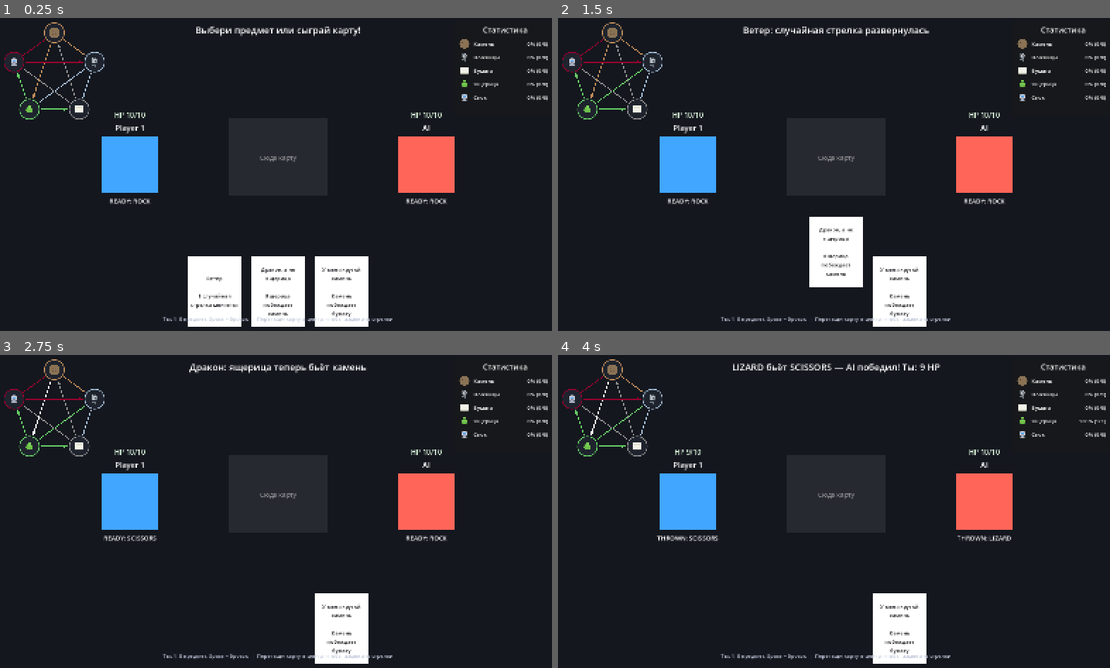
Above: before the commit, frames 1-4 (two rows, left to right).
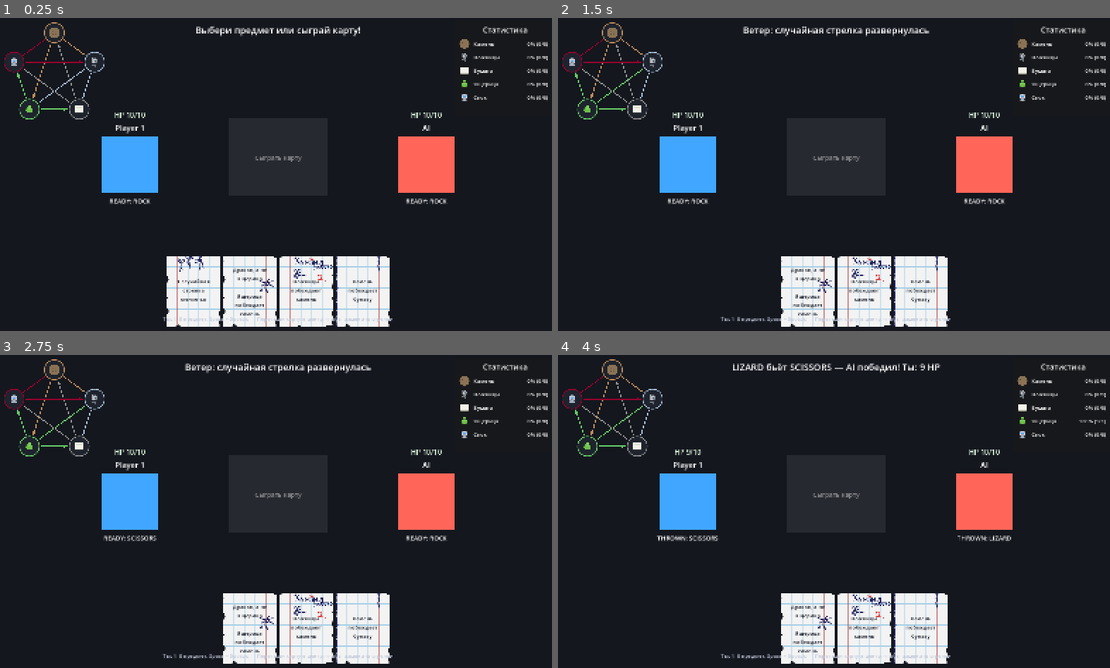
Above: after the commit, the same moments.

Repository: bombocIat/misis_game_jam
Game: Godot game, scene res://scenes/test_2.tscn
Same seed, same stepped clock (60 frames per second), same inputs: the game is played once before the commit and once after it.
Inputs (mouse positions are in pixels of both pictures, inside the frame that each line leads up to):
- Up to frame 1 (0.25 s): no input
- Up to frame 2 (1.5 s): tap Enter at 0.5 s; drag from (773, 290) to (834, 158) at 0.52 s; drag from (834, 290) to (834, 158) at 1.27 s
- Up to frame 3 (2.75 s): move the mouse to (342, 627) at 2.02 s; tap 2 at 2.1 s; click (342, 627) at 2.17 s
- Up to frame 4 (4 s): tap Space at 2.75, 3.77 s; drag from (806, 574) to (900, 627) at 2.77 s; tap Enter at 3.5 s; move the mouse to (1005, 558) at 3.52 s; tap 4 at 3.6 s; click (1005, 558) at 3.67 s

The runs differ from the first frame. In frame 1, 4.9% of the frame differs, in the area x 30-71%, y 44-99%; in frame 2, 6.0%, in the area x 40-71%, y 44-99%; in frame 3, 5.9%; in frame 4, 5.4%.

Commit message:
connected textures

Diff:
--- a/misis-game-jam/project.godot
+++ b/misis-game-jam/project.godot
@@ -4,7 +4,7 @@
 ;
 ; Format:
 ;   [section] ; section goes between []
-;   param=value ; param=value
+;   param=value ; assign values to parameters
 
 config_version=5
 
@@ -23,16 +23,6 @@
 window/stretch/mode="canvas_items"
 window/stretch/aspect="expand"
 
-[physics]
-
-3d/physics_engine="Jolt Physics"
-
-[rendering]
-
-rendering_device/driver.windows="d3d12"
-renderer/rendering_method="gl_compatibility"
-renderer/rendering_method.mobile="gl_compatibility"
-
 [editor_plugins]
 
 enabled=PackedStringArray("res://addons/drag_and_drop/plugin.cfg")
@@ -44,3 +34,13 @@
 "events": [Object(InputEventMouseButton,"resource_local_to_scene":false,"resource_name":"","device":-1,"window_id":0,"a …(252 unchanged characters)…
 ]
 }
+
+[physics]
+
+3d/physics_engine="Jolt Physics"
+
+[rendering]
+
+rendering_device/driver.windows="d3d12"
+renderer/rendering_method="gl_compatibility"
+renderer/rendering_method.mobile="gl_compatibility"
--- a/misis-game-jam/scenes/card_play_zone.tscn
+++ b/misis-game-jam/scenes/card_play_zone.tscn
@@ -1,7 +1,8 @@
-[gd_scene load_steps=4 format=3]
+[gd_scene format=3 uid="uid://rn17gc8ck2cc"]
 
-[ext_resource type="Script" path="res://addons/drag_and_drop/scripts/drop_zone.gd" id="1_drop"]
-[ext_resource type="Script" path="res://addons/drag_and_drop/resources/drop_behaviors/drop_behavior_reject.gd" id="2_reject"]
+[ext_resource type="Script" uid="uid://nj1hdjl1vob2" path="res://addons/drag_and_drop/scripts/drop_zone.gd" id="1_drop"]
+[ext_resource type="Script" uid="uid://b5wqxyc42r5u" path="res://addons/drag_and_drop/resources/drop_behaviors/drop_behavior_reject.gd" id="2_reject"]
+[ext_resource type="Script" uid="uid://djdmnemxrx7bg" path="res://addons/drag_and_drop/resources/draggable_types/draggable_type.gd" id="3_dwewb"]
 
 [sub_resource type="RectangleShape2D" id="RectangleShape2D_zone"]
 size = Vector2(280, 220)
@@ -9,16 +10,17 @@
 [sub_resource type="Resource" id="Resource_reject"]
 script = ExtResource("2_reject")
 
-[node name="CardPlayZone" type="Area2D"]
+[sub_resource type="Resource" id="Resource_q4si3"]
+script = ExtResource("3_dwewb")
+
+[node name="CardPlayZone" type="Area2D" unique_id=1657449037]
 collision_layer = 2
 collision_mask = 2
-monitoring = true
-monitorable = true
 
-[node name="CollisionShape2D" type="CollisionShape2D" parent="."]
+[node name="CollisionShape2D" type="CollisionShape2D" parent="." unique_id=1871605860]
 shape = SubResource("RectangleShape2D_zone")
 
-[node name="Hint" type="ColorRect" parent="."]
+[node name="Hint" type="ColorRect" parent="." unique_id=234886646]
 offset_left = -140.0
 offset_top = -110.0
 offset_right = 140.0
@@ -26,19 +28,20 @@
 mouse_filter = 2
 color = Color(1, 1, 1, 0.08)
 
-[node name="HintLabel" type="Label" parent="."]
+[node name="HintLabel" type="Label" parent="." unique_id=1094985549]
 offset_left = -120.0
 offset_top = -20.0
 offset_right = 120.0
 offset_bottom = 20.0
-mouse_filter = 2
 theme_override_colors/font_color = Color(1, 1, 1, 0.45)
 theme_override_font_sizes/font_size = 18
-text = "Сюда карту"
+text = "Сыграть карту"
 horizontal_alignment = 1
 vertical_alignment = 1
 
-[node name="DropZone" type="Node2D" parent="."]
+[node name="DropZone" type="Node2D" parent="." unique_id=933505092 node_paths=PackedStringArray("attach_spot")]
 script = ExtResource("1_drop")
+attach_spot = NodePath("..")
+drop_behavior = SubResource("Resource_reject")
 snap_style = 1
-drop_behavior = SubResource("Resource_reject")
+accepted_draggable_types = Array[ExtResource("3_dwewb")]([SubResource("Resource_q4si3")])
--- a/misis-game-jam/scenes/rule_card.tscn
+++ b/misis-game-jam/scenes/rule_card.tscn
@@ -1,46 +1,47 @@
-[gd_scene format=3 uid="uid://q86pllbnsrsk"]
+[gd_scene load_steps=4 format=3]
 
-[ext_resource type="Script" uid="uid://o2gwm56vteld" path="res://scripts/rule_card.gd" id="1_card"]
-[ext_resource type="Script" uid="uid://crmnw3ldr3xev" path="res://addons/drag_and_drop/scripts/draggable.gd" id="2_drag"]
-[ext_resource type="Script" uid="uid://djdmnemxrx7bg" path="res://addons/drag_and_drop/resources/draggable_types/draggable_type.gd" id="3_7mh67"]
+[ext_resource type="Script" path="res://scripts/rule_card.gd" id="1_card"]
+[ext_resource type="Script" path="res://addons/drag_and_drop/scripts/draggable.gd" id="2_drag"]
 
 [sub_resource type="RectangleShape2D" id="RectangleShape2D_card"]
 size = Vector2(150, 200)
 
-[sub_resource type="Resource" id="Resource_p0wel"]
-script = ExtResource("3_7mh67")
-
-[node name="RuleCard" type="Area2D" unique_id=821773771]
+[node name="RuleCard" type="Area2D"]
 collision_layer = 2
 collision_mask = 2
+monitoring = true
+monitorable = true
 script = ExtResource("1_card")
 
-[node name="CollisionShape2D" type="CollisionShape2D" parent="." unique_id=680387601]
+[node name="CollisionShape2D" type="CollisionShape2D" parent="."]
 shape = SubResource("RectangleShape2D_card")
 
-[node name="Background" type="ColorRect" parent="." unique_id=888142168]
+[node name="CardArt" type="TextureRect" parent="."]
+unique_name_in_owner = true
 offset_left = -75.0
 offset_top = -100.0
 offset_right = 75.0
 offset_bottom = 100.0
 mouse_filter = 2
+expand_mode = 1
+stretch_mode = 5
 
-[node name="AbilityLabel" type="Label" parent="." unique_id=1647756088]
+[node name="AbilityLabel" type="Label" parent="."]
 unique_name_in_owner = true
-offset_left = -68.0
-offset_top = -90.0
-offset_right = 68.0
+offset_left = -65.0
+offset_top = -88.0
+offset_right = 65.0
 offset_bottom = 90.0
-theme_override_colors/font_color = Color(0.1, 0.1, 0.12, 1)
+mouse_filter = 2
+theme_override_colors/font_color = Color(0.08, 0.1, 0.14, 1)
 theme_override_font_sizes/font_size = 15
 text = "Ability"
 horizontal_alignment = 1
 vertical_alignment = 1
 autowrap_mode = 3
 
-[node name="Draggable" type="Node" parent="." unique_id=1457391471]
+[node name="Draggable" type="Node" parent="."]
 unique_name_in_owner = true
 script = ExtResource("2_drag")
+relative_dragging = true
 dragging_speed = 35.0
-relative_dragging = true
-type = SubResource("Resource_p0wel")
--- a/misis-game-jam/scripts/rule_card.gd
+++ b/misis-game-jam/scripts/rule_card.gd
@@ -1,47 +1,87 @@
 class_name RuleCard
 extends Area2D
-## White ability card. Drag onto CardPlayZone to rewrite RuleEngine.beats.
+## Ability card with notebook textures. Special arts: no title, +60px top padding.
 
-enum Kind { WIND, DRAGON, COOL_ROCK }
+enum Kind { WIND, DRAGON, HOMEWORK, COOL_ROCK }
 
 const CARD_TYPE_ID := "rule_card"
 const SIZE := Vector2(150, 200)
+const SPECIAL_TOP_PAD := 60.0
+const NORMAL_TOP_PAD := 12.0
+const LABEL_SIDE_PAD := 10.0
+
+## Art index 1..4 → texture. Special layout (no title, top pad 60): 1 and 4.
+const ART: Dictionary = {
+	Kind.WIND: {
+		"path": "res://assets/textures/card_1(special).png",
+		"special": true,
+	},
+	Kind.DRAGON: {
+		"path": "res://assets/textures/card_2.png",
+		"special": false,
+	},
+	Kind.HOMEWORK: {
+		"path": "res://assets/textures/card_3(special).png",
+		"special": true,
+	},
+	Kind.COOL_ROCK: {
+		"path": "res://assets/textures/card_4.png",
+		"special": true,
+	},
+}
 
 @export var kind: Kind = Kind.WIND
 
 @onready var _label: Label = %AbilityLabel
+@onready var _art: TextureRect = %CardArt
 @onready var _draggable: Draggable = %Draggable
 
 
 func _ready() -> void:
 	_setup_draggable_type()
-	_label.text = get_ability_text()
+	_apply_visuals()
 	monitoring = true
 	monitorable = true
+
+
+func is_special() -> bool:
+	return bool(ART[kind]["special"])
 
 
 func get_title() -> String:
 	match kind:
 		Kind.WIND:
-			return "Ветер"
+			return ""
 		Kind.DRAGON:
 			return "Дракон, а не ящерица"
+		Kind.HOMEWORK:
+			return ""
 		Kind.COOL_ROCK:
-			return "У меня крутой камень"
+			return ""
 		_:
-			return "Карта"
+			return ""
+
+
+func get_ability_body() -> String:
+	match kind:
+		Kind.WIND:
+			return "1 случайная стрелка меняется"
+		Kind.DRAGON:
+			return "Ящерица побеждает камень"
+		Kind.HOMEWORK:
+			return "Ножницы побеждают камень"
+		Kind.COOL_ROCK:
+			return "Камень побеждает бумагу"
+		_:
+			return ""
 
 
 func get_ability_text() -> String:
-	match kind:
-		Kind.WIND:
-			return "Ветер\n\n1 случайная стрелка меняется"
-		Kind.DRAGON:
-			return "Дракон, а не ящерица\n\nЯщерица побеждает камень"
-		Kind.COOL_ROCK:
-			return "У меня крутой камень\n\nКамень побеждает бумагу"
-		_:
-			return ""
+	var title: String = get_title()
+	var body: String = get_ability_body()
+	if title.is_empty() or is_special():
+		return body
+	return "%s\n\n%s" % [title, body]
 
 
 func apply_to(engine: RuleEngine) -> String:
@@ -53,6 +93,9 @@
 		Kind.DRAGON:
 			engine.add_beat(RuleEngine.Item.LIZARD, RuleEngine.Item.ROCK)
 			return "Дракон: ящерица теперь бьёт камень"
+		Kind.HOMEWORK:
+			engine.add_beat(RuleEngine.Item.SCISSORS, RuleEngine.Item.ROCK)
+			return "Классная работа: ножницы теперь бьют камень"
 		Kind.COOL_ROCK:
 			engine.add_beat(RuleEngine.Item.ROCK, RuleEngine.Item.PAPER)
 			return "Крутой камень: камень теперь бьёт бумагу"
@@ -60,6 +103,22 @@
 			return ""
 
 
+func _apply_visuals() -> void:
+	var def: Dictionary = ART[kind] as Dictionary
+	_art.texture = load(str(def["path"])) as Texture2D
+	_label.text = get_ability_text()
+	var top: float = SPECIAL_TOP_PAD if is_special() else NORMAL_TOP_PAD
+	# Card art centered on Area2D origin; label inset inside the 150×200 rect.
+	_label.offset_left = -SIZE.x * 0.5 + LABEL_SIDE_PAD
+	_label.offset_right = SIZE.x * 0.5 - LABEL_SIDE_PAD
+	_label.offset_top = -SIZE.y * 0.5 + top
+	_label.offset_bottom = SIZE.y * 0.5 - LABEL_SIDE_PAD
+	if is_special():
+		_label.vertical_alignment = VERTICAL_ALIGNMENT_TOP
+	else:
+		_label.vertical_alignment = VERTICAL_ALIGNMENT_CENTER
+
+
 func _setup_draggable_type() -> void:
 	var card_type := DraggableType.new()
 	card_type.id = CARD_TYPE_ID
--- a/misis-game-jam/scripts/test_2.gd
+++ b/misis-game-jam/scripts/test_2.gd
@@ -4,7 +4,7 @@
 
 const CARD_SCENE: PackedScene = preload("res://scenes/rule_card.tscn")
 const HAND_Y := 780.0
-const HAND_XS: Array[float] = [620.0, 800.0, 980.0]
+const HAND_XS: Array[float] = [560.0, 720.0, 880.0, 1040.0]
 
 @onready var player_1: Player = %Player1
 @onready var player_2: Player = %Player2
@@ -68,6 +68,7 @@
 	var kinds: Array[RuleCard.Kind] = [
 		RuleCard.Kind.WIND,
 		RuleCard.Kind.DRAGON,
+		RuleCard.Kind.HOMEWORK,
 		RuleCard.Kind.COOL_ROCK,
 	]
 	for i: int in range(kinds.size()):
Renamed: misis-game-jam/assets/textures/card_1.png -> misis-game-jam/assets/textures/card_1(special).png
Not shown, changed: misis-game-jam/assets/textures/card_1(special).png.import
Binary file changed: misis-game-jam/assets/textures/card_2.png
Renamed: misis-game-jam/assets/textures/card_3.png -> misis-game-jam/assets/textures/card_3(special).png
Not shown, changed: misis-game-jam/assets/textures/card_3(special).png.import
Not shown: 1 places in misis-game-jam/scenes/test_2.tscn that only renumber resources
